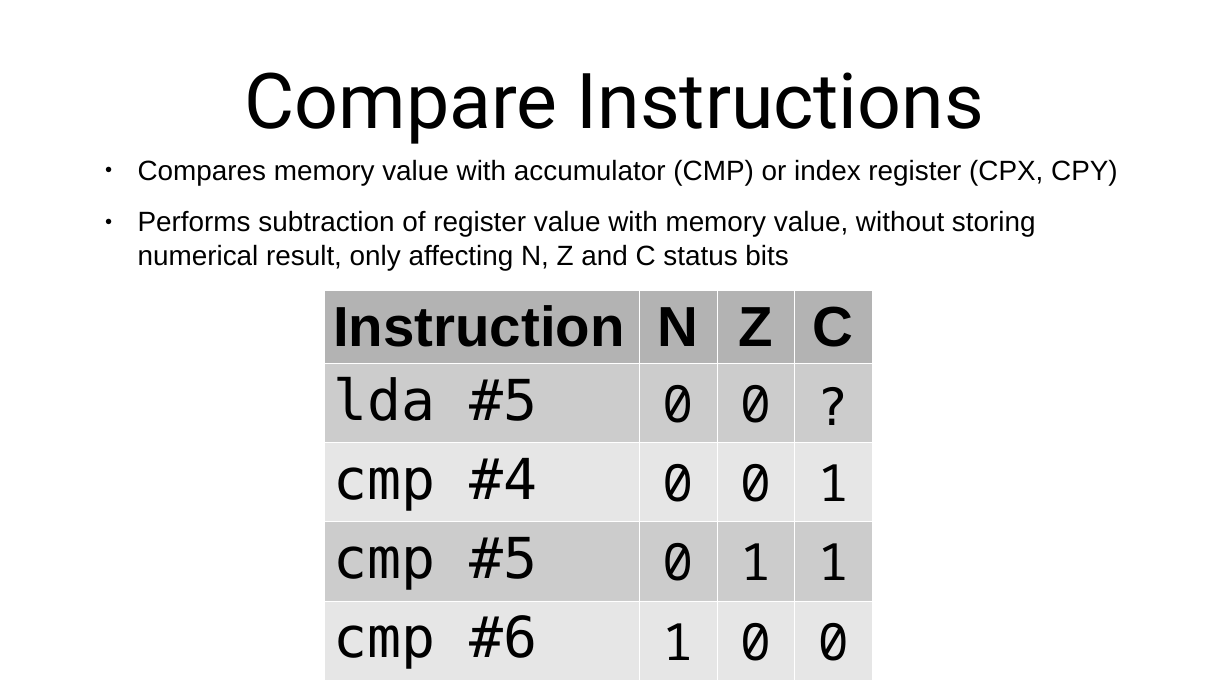
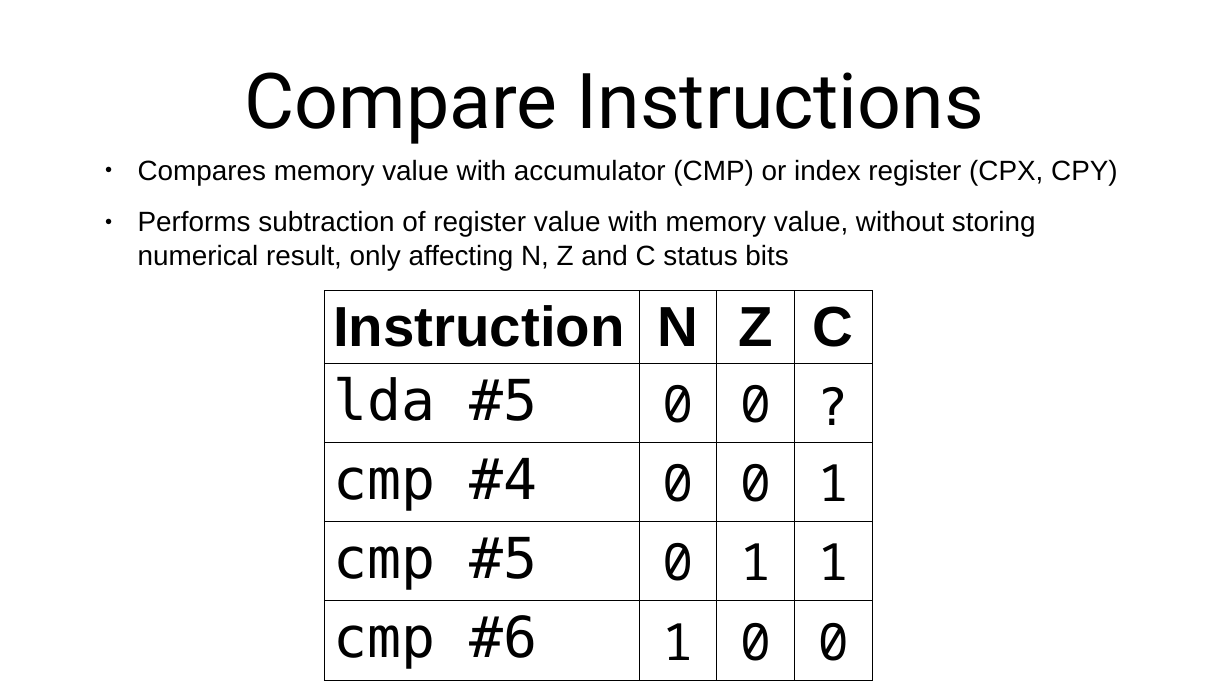
Before and after one commit to SlithyMatt/x16-assembly-tutorial, a slide deck: slide 6 of Lesson3/Lesson3.odp. Drawn at 1232x693 pixels with LibreOffice and Linux fonts; fonts in the diff are those of the drawing. Boxes give left, top, right and bottom in pixels: in the first picture for what was removed or moved away, otherwise in the second. Text is boxed around its words. In the diff, an @@ line names an element or a change of style, - is before the commit and + after.

```diff
--- a/Lesson3/Lesson3.odp
+++ b/Lesson3/Lesson3.odp
@@ table at box(324, 290, 873, 673) @@
@@ fill #B3B3B3 to none in row 1 @@
@@ fill #CCCCCC to none in 8 cells @@
@@ fill #E6E6E6 to none in 8 cells @@
@@ borders changed @@
```
Also in this commit, not shown: 2 other slides changed, 1 slide added.
